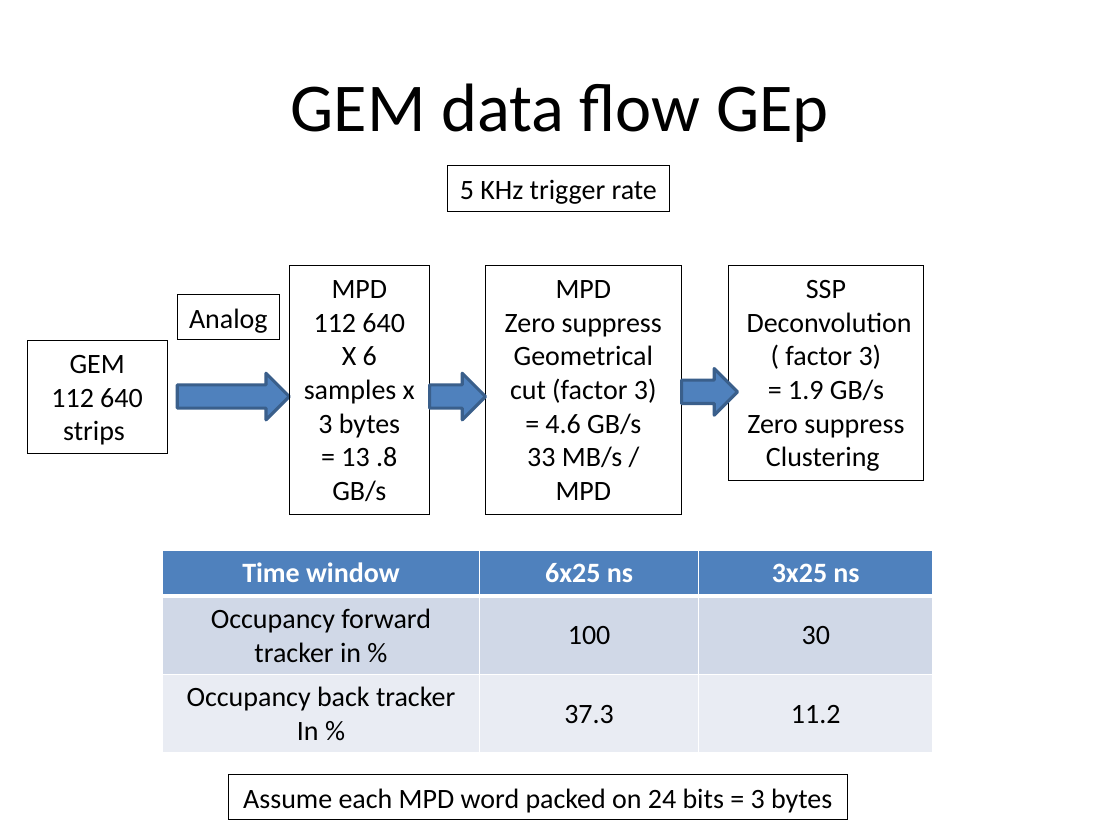
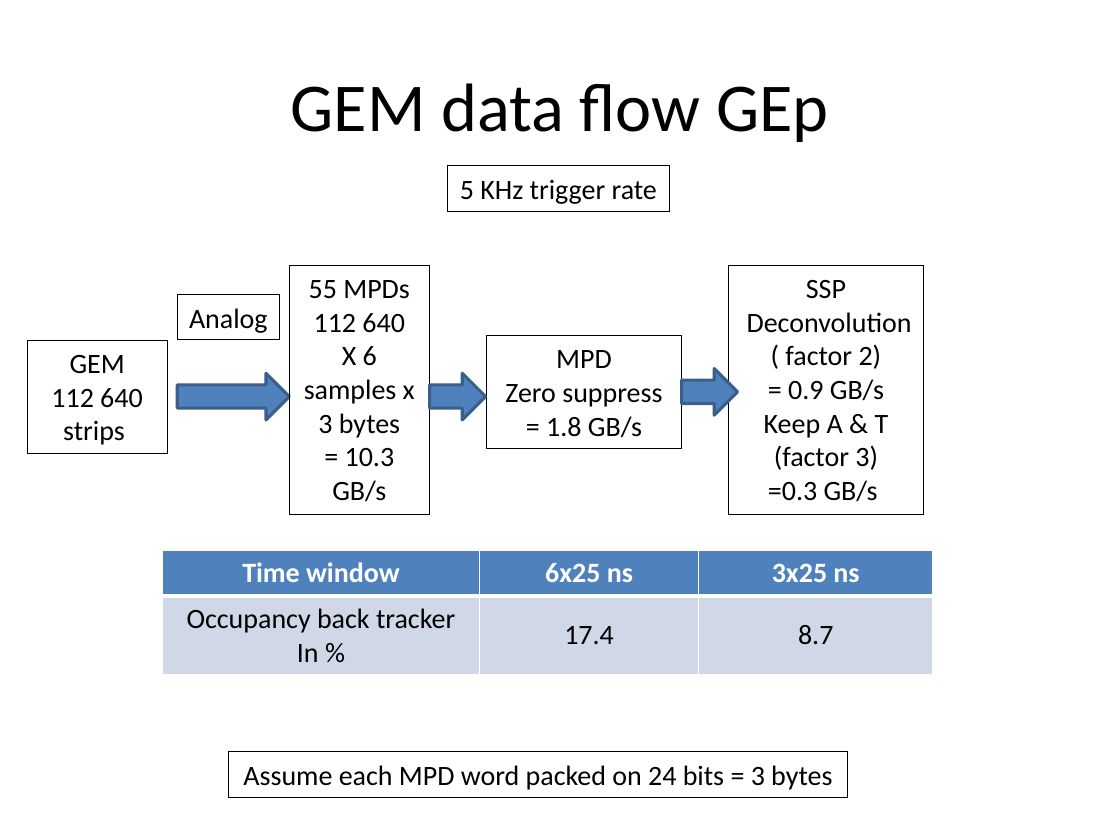
Before and after one commit to bmoffit/sbsdaq, a slide deck: slide 7 of 2015_DOE_Review/Dataflow.pptx (slide 10 before the commit). Drawn at 1120x840 pixels with LibreOffice and Linux fonts; fonts in the diff are those of the drawing. Boxes give left, top, right and bottom in pixels: in the first picture for what was removed or moved away, otherwise in the second. Text is boxed around its words. In the diff, an @@ line names an element or a change of style, - is before the commit and + after.

```diff
--- a/2015_DOE_Review/Dataflow.pptx
+++ b/2015_DOE_Review/Dataflow.pptx
@@ rectangle "SSP": place and size @@
-rectangle "SSP" at [728,265,924,480]
+rectangle "SSP" at [728,265,924,514]
@@ text in rectangle at [309,280,409,299]: text changed @@
-MPD
+55 MPDs
@@ rectangle "MPD": place and size @@
-rectangle "MPD" at [485,265,681,514]
+rectangle "MPD" at [486,335,682,448]
@@ text in rectangle at [764,344,889,502]: text changed @@
-( factor 3)
-= 1.9 GB/s
-Zero suppress
-Clustering
+( factor 2)
+= 0.9 GB/s
+Keep A & T
+(factor 3)
+=0.3 GB/s
@@ text in rectangle at [546,416,642,438]: text changed @@
-Geometrical cut (factor 3)
-= 4.6 GB/s
-33 MB/s / MPD
+= 1.8 GB/s
@@ text in rectangle at [332,448,395,502]: text changed @@
-= 13 .8 GB/s
+= 10.3 GB/s
@@ table at [162,551,933,675] @@
-row 2: Occupancy forward tracker in % | 100 | 30
-row 3: Occupancy back tracker / In % | 37.3 | 11.2
+row 2: Occupancy back tracker / In % | 17.4 | 8.7
@@ rectangle "Assume each MPD word packed ...": place and size @@
-rectangle "Assume each MPD word packed ..." at [228,775,848,820]
+rectangle "Assume each MPD word packed ..." at [228,752,848,796]
```
Also in this commit, not shown: 6 other slides changed, 1 slide added, 1 slide removed, 1 other file.
